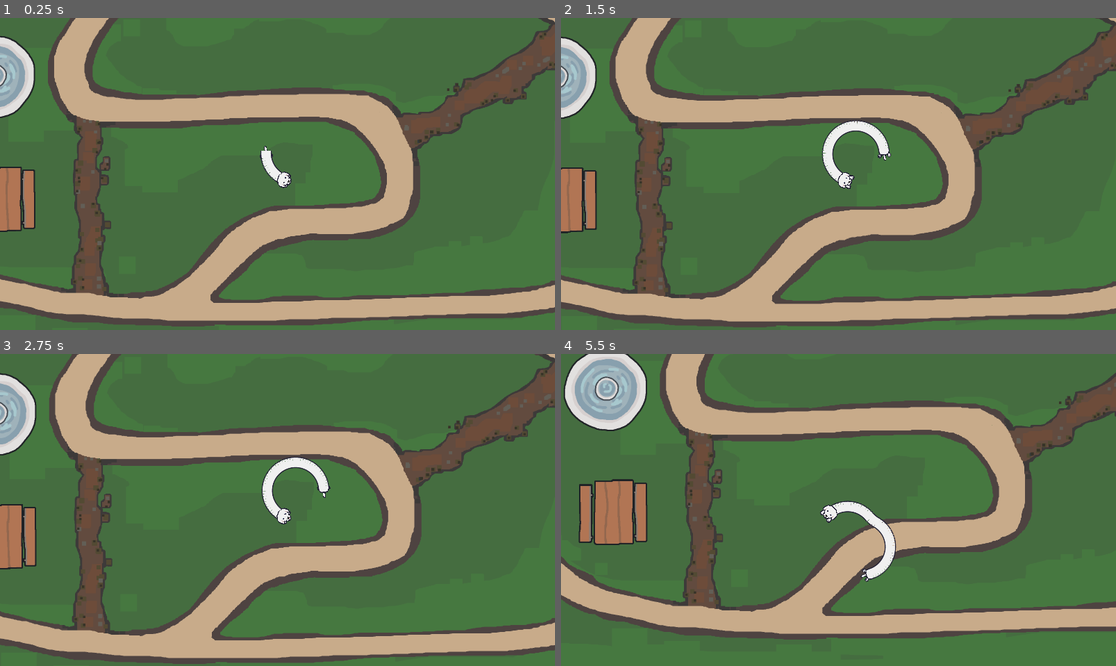
Above: before the commit, frames 1-4 (two rows, left to right).
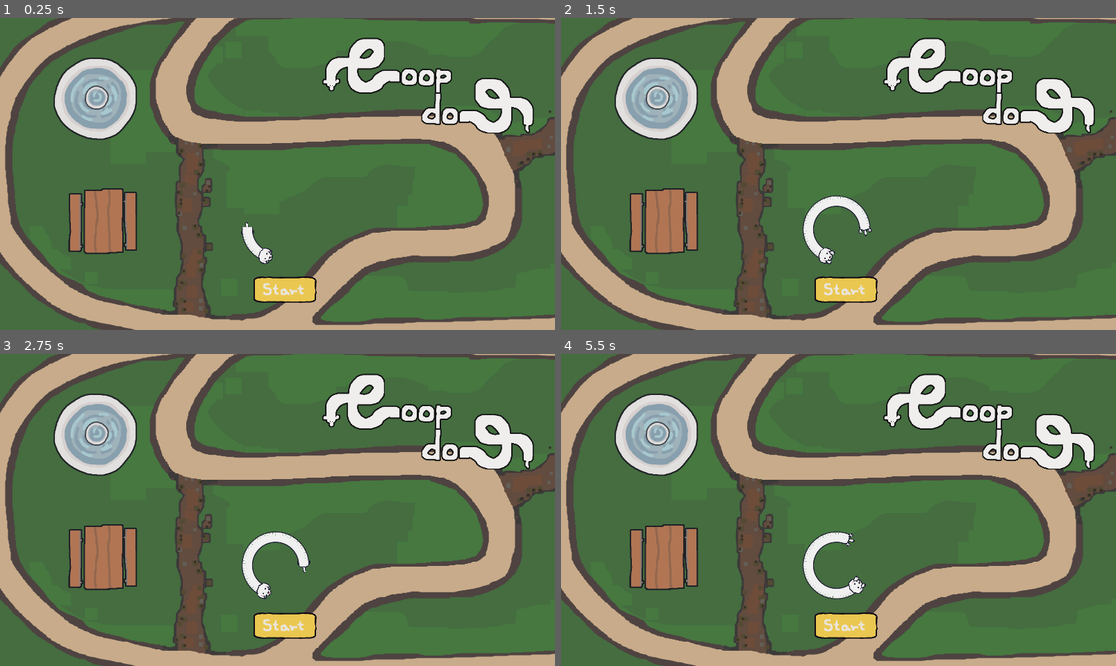
Above: after the commit, the same moments.

Repository: EsasHG/notsnake
Game: Godot game, scene res://Scenes/SceneAgain.tscn
The game is run twice, just before and just after one commit, with the same random seed, the same clock (stepped at 60 frames per second) and the same inputs.
Inputs (mouse positions are in pixels of both pictures, inside the frame that each line leads up to):
- Up to frame 1 (0.25 s): no input
- Up to frame 2 (1.5 s): click (844, 286) at 0.52 s; click (844, 286) at 1.27 s
- Up to frame 3 (2.75 s): click (283, 622) at 2.02 s
- Up to frame 4 (5.5 s): hold Space (Press) 2.78-3.53 s; tap Space (Press) at 3.6, 4.55, 5.1 s; hold F 4.28-5.03 s

The runs differ from the first frame. In frame 1, 56% of the frame differs, in the area x 0-100%, y 0-100%; in frame 2, 56%; in frame 3, 56%; in frame 4, 63%.

Commit message:
Added start menu

Diff:
--- a/Scenes/PlayerDog.tscn
+++ b/Scenes/PlayerDog.tscn
@@ -202,16 +202,6 @@
 [node name="BarkSound" type="AudioStreamPlayer2D" parent="Head"]
 stream = ExtResource("4_wxfsi")
 
-[node name="Camera2D" type="Camera2D" parent="."]
-zoom = Vector2(1.63, 1.63)
-limit_left = -953
-limit_top = -535
-limit_right = 953
-limit_bottom = 535
-limit_smoothed = true
-position_smoothing_enabled = true
-position_smoothing_speed = 11.86
-
 [node name="Butt" type="Area2D" parent="."]
 position = Vector2(0, -27)
 
--- a/Scenes/SceneAgain.tscn
+++ b/Scenes/SceneAgain.tscn
@@ -1,9 +1,10 @@
-[gd_scene load_steps=14 format=3 uid="uid://2rjb4w7s6uto"]
+[gd_scene load_steps=15 format=3 uid="uid://2rjb4w7s6uto"]
 
 [ext_resource type="PackedScene" uid="uid://bkjd5mneny7c1" path="res://Scenes/PlayerDog.tscn" id="1_qv8ra"]
 [ext_resource type="Texture2D" uid="uid://bmqbm1vvrgv8b" path="res://Assets/Map/mapmaybe_base_BIGGER_2.png" id="2_yclsr"]
 [ext_resource type="PackedScene" uid="uid://c32a5s2ngxrmo" path="res://Scenes/VictoryScreen.tscn" id="8_ejsn6"]
 [ext_resource type="AudioStream" uid="uid://cr7rgnem0d7n0" path="res://Assets/Sound/33 - Ditty.mp3" id="9_3xwyg"]
+[ext_resource type="PackedScene" uid="uid://jdiyiwxj7kh0" path="res://Scenes/main_menu.tscn" id="9_vbmn1"]
 [ext_resource type="PackedScene" uid="uid://bmdwqot80pmgt" path="res://Scenes/Running_dog.tscn" id="11_77w4f"]
 [ext_resource type="PackedScene" uid="uid://clgtvb1djen1s" path="res://Scenes/bench.tscn" id="13_y4fym"]
 [ext_resource type="PackedScene" uid="uid://cek8fr66labht" path="res://Scenes/fountain.tscn" id="14_518u0"]
@@ -30,6 +31,18 @@
 [node name="World" type="Node2D" parent="."]
 
 [node name="PlayerDog" parent="World" instance=ExtResource("1_qv8ra")]
+position = Vector2(-256, 115)
+
+[node name="Camera2D" type="Camera2D" parent="World"]
+position = Vector2(-192, 0)
+zoom = Vector2(1.63, 1.63)
+limit_left = -953
+limit_top = -535
+limit_right = 953
+limit_bottom = 535
+limit_smoothed = true
+position_smoothing_enabled = true
+position_smoothing_speed = 11.86
 
 [node name="MapmaybeBase" type="Sprite2D" parent="World"]
 z_index = -3
@@ -129,6 +142,9 @@
 visible = false
 layout_mode = 1
 
+[node name="MainMenu" parent="CanvasLayer/Gui" instance=ExtResource("9_vbmn1")]
+layout_mode = 1
+
 [node name="AudioStreamPlayer" type="AudioStreamPlayer" parent="."]
 stream = ExtResource("9_3xwyg")
 volume_db = -15.0
--- /dev/null
+++ b/Scenes/main_menu.tscn
@@ -0,0 +1,61 @@
+[gd_scene load_steps=9 format=3 uid="uid://jdiyiwxj7kh0"]
+
+[ext_resource type="Script" path="res://Scripts/main_menu.gd" id="1_jrsic"]
+[ext_resource type="Texture2D" uid="uid://2pyc7tjeu5et" path="res://Assets/UI/GAME_LOGO_WHITE.png" id="2_5vvlb"]
+[ext_resource type="Texture2D" uid="uid://dcecd6rbo2blp" path="res://Assets/UI/startbutton_1.png" id="3_wiek5"]
+[ext_resource type="Texture2D" uid="uid://bde1l8ykv1rtx" path="res://Assets/UI/startbutton_5.png" id="4_uoro4"]
+
+[sub_resource type="StyleBoxTexture" id="StyleBoxTexture_lryf2"]
+texture = ExtResource("3_wiek5")
+
+[sub_resource type="StyleBoxTexture" id="StyleBoxTexture_gxmeb"]
+texture = ExtResource("3_wiek5")
+
+[sub_resource type="StyleBoxTexture" id="StyleBoxTexture_yal6d"]
+texture = ExtResource("3_wiek5")
+
+[sub_resource type="StyleBoxTexture" id="StyleBoxTexture_r767b"]
+texture = ExtResource("4_uoro4")
+
+[node name="MainMenu" type="Control"]
+layout_mode = 3
+anchors_preset = 15
+anchor_right = 1.0
+anchor_bottom = 1.0
+grow_horizontal = 2
+grow_vertical = 2
+script = ExtResource("1_jrsic")
+
+[node name="Logo" type="TextureRect" parent="."]
+layout_mode = 0
+offset_left = 1056.0
+offset_right = 4896.0
+offset_bottom = 2160.0
+scale = Vector2(0.225, 0.225)
+texture = ExtResource("2_5vvlb")
+
+[node name="StartButton" type="Button" parent="."]
+z_index = -1
+offset_left = 862.0
+offset_top = 878.0
+offset_right = 2056.0
+offset_bottom = 1418.0
+scale = Vector2(0.2, 0.2)
+theme_override_styles/focus = SubResource("StyleBoxTexture_lryf2")
+theme_override_styles/hover = SubResource("StyleBoxTexture_gxmeb")
+theme_override_styles/pressed = SubResource("StyleBoxTexture_yal6d")
+theme_override_styles/normal = SubResource("StyleBoxTexture_r767b")
+
+[node name="TextureProgressBar" type="TextureProgressBar" parent="StartButton"]
+z_index = 1
+layout_mode = 0
+offset_left = -20.0
+offset_top = -30.0
+offset_right = 1289.0
+offset_bottom = 641.0
+fill_mode = 6
+texture_under = ExtResource("4_uoro4")
+texture_progress = ExtResource("3_wiek5")
+
+[connection signal="button_down" from="StartButton" to="." method="_on_start_button_button_down"]
+[connection signal="button_up" from="StartButton" to="." method="_on_start_button_button_up"]
--- a/Scripts/SimplePlayerCharacter.gd
+++ b/Scripts/SimplePlayerCharacter.gd
@@ -1,4 +1,6 @@
 extends Area2D
+
+class_name PlayerDog
 
 @export var ROTATE_SPEED = 5
 @export var MOVE_SPEED = 1
@@ -13,6 +15,7 @@
 var score : int = 0
 var showFps = false
 
+var playerControl = false
 var frameDelay = 1
 var segmentsPerSection = 50
 var move = true
@@ -75,15 +78,15 @@
 	#Player has to move and rotate before the sprites so we don't override their global rotation by rotating the player.
 	move_local_y(delta*MOVE_SPEED)
 #	position.x += delta*100
-
-	if(Input.is_action_just_pressed("Press")):
-		$Head/BarkSound.play()
-	if(Input.is_action_just_released("Press")):
-		$Head/BarkSound.play()
+	if(playerControl):
+		if(Input.is_action_just_pressed("Press")):
+			$Head/BarkSound.play()
+		if(Input.is_action_just_released("Press")):
+			$Head/BarkSound.play()
 
 
-	if(Input.is_action_pressed("Press")):
-		rotate(delta*ROTATE_SPEED)
+	if(Input.is_action_pressed("Press") && playerControl):
+			rotate(delta*ROTATE_SPEED)
 	else:
 		rotate(-delta*ROTATE_SPEED)
 
@@ -135,6 +138,8 @@
 		var g : Control = get_tree().root.find_child("VictoryScreen",true, false)
 		g.SetScore(score)
 		g.visible = true
+		var camera = get_tree().root.find_child("Camera2D", true, false)
+		camera.reparent(get_tree().root.find_child("World", true, false))
 		queue_free()
 	elif(area.is_in_group("Treats")):
 		if(canAddSprites):
@@ -150,4 +155,12 @@
 		var g : Control = get_tree().root.find_child("GameOverScreen",true, false)
 		g.SetScore(score)
 		g.visible = true
+		var camera = get_tree().root.find_child("Camera2D", true, false)
+		camera.reparent(get_tree().root.find_child("World", true, false))
 		queue_free()
+
+func grabCamera():
+	var camera = get_tree().root.find_child("Camera2D", true, false)
+	camera.reparent(self, false)
+	camera.position = Vector2(0,0)
+	playerControl = true
--- a/Scripts/game_over_screen.gd
+++ b/Scripts/game_over_screen.gd
@@ -26,8 +26,9 @@
 
 
 func filled():
-	var s = scene.instantiate()
+	var s : PlayerDog = scene.instantiate()
 	get_tree().root.find_child("World", true, false).add_child(s)
+	s.grabCamera()
 	retryButtonPressed = false
 	visible = false
 	$RetryButton/TextureProgressBar.value = 0
--- /dev/null
+++ b/Scripts/main_menu.gd
@@ -0,0 +1,54 @@
+extends Control
+
+var startButtonPressed = false
+var startButtonStayFilled = false
+# Called when the node enters the scene tree for the first time.
+func _ready() -> void:
+	$StartButton.grab_focus()
+	pass # Replace with function body.
+
+
+# Called every frame. 'delta' is the elapsed time since the previous frame.
+func _process(delta: float) -> void:
+	#$StartButton.grab_focus()
+
+	if(startButtonPressed):
+		$StartButton/TextureProgressBar.value += $StartButton/TextureProgressBar.step
+	elif(!startButtonStayFilled):
+		$StartButton/TextureProgressBar.value -= $StartButton/TextureProgressBar.step
+
+	if(!startButtonStayFilled && $StartButton/TextureProgressBar.value == $StartButton/TextureProgressBar.max_value):
+		filled()
+
+
+
+func filled():
+	startButtonStayFilled = true
+	var tween = get_tree().create_tween()
+	tween.set_ease(Tween.EASE_IN)
+	tween.tween_property($StartButton, "position", Vector2(862,1126), 0.5)
+	tween.tween_callback(menuOut)
+
+	var tween2 = get_tree().create_tween()
+	tween2.set_ease(Tween.EASE_IN)
+	tween2.tween_property($Logo, "position",Vector2(1056, -500), 0.5)
+
+
+func menuOut():
+	var player = get_tree().root.find_child("PlayerDog", true, false)
+	player.playerControl = true
+	player.grabCamera()
+
+	$StartButton.visible = false
+	$Logo.visible = false
+
+func _on_start_button_button_down() -> void:
+	print_debug("Start down!")
+	startButtonPressed = true
+
+
+func _on_start_button_button_up() -> void:
+	print_debug("Start up!")
+
+	startButtonPressed = false
+pass # Replace with function body.
Not shown, added: Assets/UI/OPENER COMIC/GAME_COMIC_PANEL1.png.import
Not shown, added: Assets/UI/OPENER COMIC/GAME_COMIC_PANEL2.png.import
Not shown, added: Assets/UI/OPENER COMIC/GAME_COMIC_PANEL3.png.import
Binary file added: Assets/UI/startbutton_1.png
Not shown, added: Assets/UI/startbutton_1.png.import
Binary file added: Assets/UI/startbutton_5.png
Not shown, added: Assets/UI/startbutton_5.png.import
Not shown, added: Assets/UI/thought_bubble/comic_bubble_Sadface.png.import
Not shown, added: Assets/UI/thought_bubble/comic_bubble_medium.png.import
Not shown, added: Assets/UI/thought_bubble/comic_bubble_small.png.import
